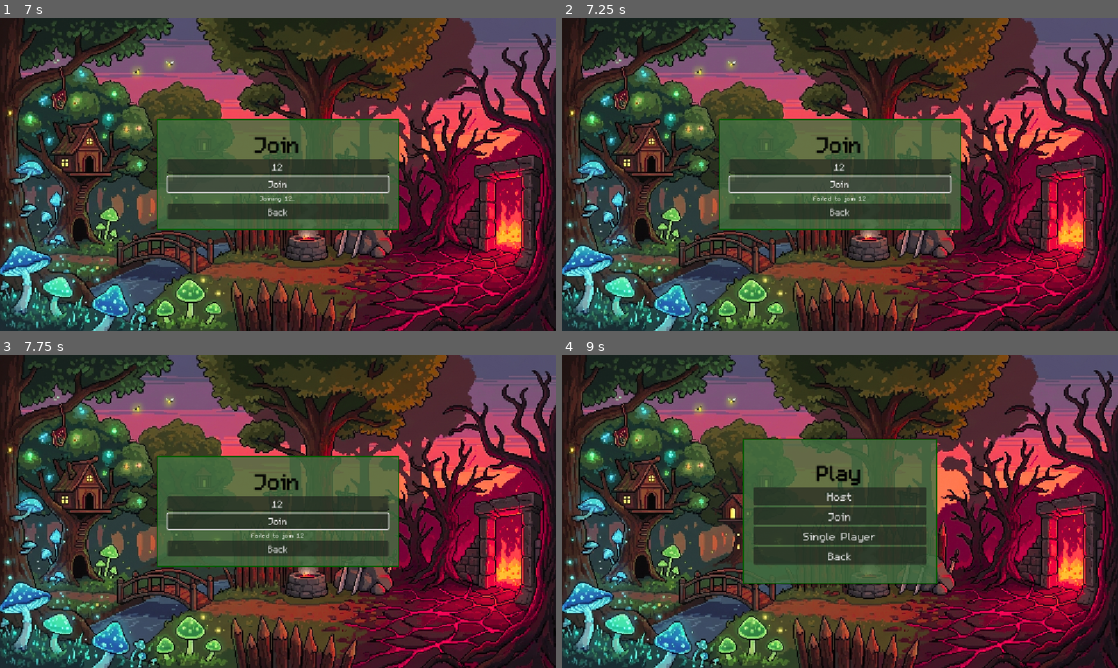
Above: before the commit, frames 1-4 (two rows, left to right).
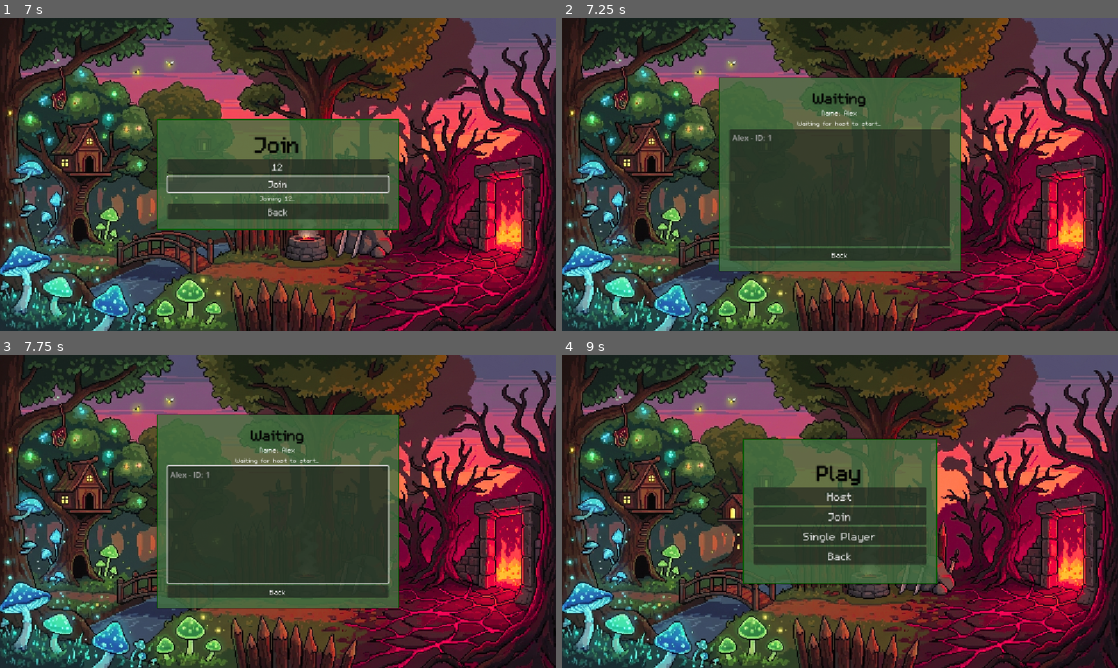
Above: after the commit, the same moments.

Repository: angel-romero-f/game
Game: Godot game, scene res://scenes/ui/TitleScreen.tscn
The game is run twice, just before and just after one commit, with the same random seed, the same clock (stepped at 60 frames per second) and the same inputs. Sound files missing from this copy of the repository are replaced by a short silence.
Inputs (mouse positions are in pixels of both pictures, inside the frame that each line leads up to):
- Up to frame 1 (7 s): tap Enter (ui_accept) at 0.5, 0.77, 1.25, 2 s; move the mouse to (400, 158) at 0.52 s; hold Right (ui_right) 0.53-1.25 s; hold Space (attack) 0.53-1.25 s; click (400, 158) at 0.67 s; drag from (166, 190) to (250, 237) at 1.27 s; move the mouse to (333, 105) at 2.02 s; hold Right (ui_right) 2.03-2.75 s; hold Space (attack) 2.03-2.75 s; click "Play" at 2.75 s; click "Join" at 3.5 s; click (278, 168) at 4.27 s; type "Alex" at 4.35 s; click "Continue" at 5 s; click (278, 168) at 5.77 s; type "12" at 5.85 s; click "Join" at 6.5 s
- Up to frame 2 (7.25 s): no input
- Up to frame 3 (7.75 s): drag from (250, 574) to (111, 464) at 7.27 s
- Up to frame 4 (9 s): move the mouse to (1006, 558) at 8.02 s; hold Left (ui_left) 8.03-8.75 s; tap R at 8.1 s; click "Back" at 8.75 s

Frame 1 is identical in both runs. In frame 2, 18% of the frame differs, in the area x 28-72%, y 18-82%; in frame 3, 18%; in frame 4, nothing differs.

Commit message:
networking fix

Diff:
--- a/autoload/Net.gd
+++ b/autoload/Net.gd
@@ -67,63 +67,124 @@
 	_connect_signals()
 	joined_game.emit()
 
-## Join a game using code string like "192.168.1.12" or "192.168.1.12:9999"
+## Join a game using code string like:
+## - IPv4: "192.168.1.12" or "192.168.1.12:9999"
+## - IPv6: "2607:fb91::1" or "[2607:fb91::1]:9999"
 func join_game(code: String) -> void:
-	# Clean up any existing connection first (silent cleanup)
-	if multiplayer.multiplayer_peer:
-		_cleanup_connection()
 
 	var ip := ""
 	var port := PORT
 
-	# Parse code: accept "ip" or "ip:port"
+	# Parse code: handle both IPv4 and IPv6 formats
 	code = code.strip_edges()
-	if ":" in code:
+
+	# Check if it's IPv6 format (contains multiple colons or starts with bracket)
+	if code.begins_with("["):
+		# Bracketed IPv6: [2607:fb91::1] or [2607:fb91::1]:9999
+		var bracket_end := code.find("]")
+		if bracket_end > 0:
+			ip = code.substr(1, bracket_end - 1)  # Extract IP without brackets
+			if code.length() > bracket_end + 1 and code[bracket_end + 1] == ":":
+				# Has port after bracket
+				port = code.substr(bracket_end + 2).to_int()
+				if port <= 0:
+					port = PORT
+		else:
+			ip = code  # Malformed, try anyway
+	elif code.count(":") > 1:
+		# Unbracketed IPv6 (no port possible in this format): 2607:fb91::1
+		ip = code
+	elif ":" in code:
+		# IPv4 with port: 192.168.1.12:9999
 		var parts := code.split(":")
 		if parts.size() >= 2:
 			ip = parts[0]
-			port = parts[1].to_int()
-			if port <= 0:
-				port = PORT
 		else:
 			ip = code
 	else:
+		# Plain IPv4: 192.168.1.12
 		ip = code
 
 	if ip.is_empty():
 		push_error("Invalid host code: empty IP")
-		return
-
-	peer = ENetMultiplayerPeer.new()
-	var err := peer.create_client(ip, port)
-	if err != OK:
-		push_error("create_client failed: %s" % err)
-		return
-	multiplayer.multiplayer_peer = peer
-	_connect_signals()
-	joined_game.emit()
-
-## Get the host's likely LAN IP address (IP only, no port)
+
+## Get the host's likely network address (IPv4 or IPv6)
+## Returns IP only, no port. For IPv6, returns bracketed format like [2607:fb91::1]
 func get_host_code() -> String:
 	var addresses := IP.get_local_addresses()
 
-	# Try to find a non-localhost IPv4 address
-	# Private IP ranges: 192.168.x.x, 10.x.x.x, 172.16-31.x.x
+
+	# Collect candidate IPs with priorities (lower = better)
+	var ipv4_candidates: Array = []
+	var ipv6_candidates: Array = []
+
 	for address in addresses:
-		if typeof(address) == TYPE_STRING:
-			# Skip IPv6 and localhost
-			if ":" in address or address == "127.0.0.1" or address.begins_with("127."):
+		if typeof(address) != TYPE_STRING:
+			continue
+
+		# Check if IPv6 (contains colons)
+		if ":" in address:
+			# Skip localhost IPv6
+			if address == "0:0:0:0:0:0:0:1" or address == "::1":
 				continue
-			# Check for private IP ranges
-			if address.begins_with("192.168.") or address.begins_with("10."):
-				return address
-			# Check for 172.16-31.x.x range
-			if address.begins_with("172."):
-				var parts := address.split(".")
-				if parts.size() >= 2:
-					var second_octet := parts[1].to_int()
-					if second_octet >= 16 and second_octet <= 31:
-						return address
+			# Skip link-local IPv6 (fe80::)
+			if address.begins_with("fe80:"):
+				continue
+			# Global unicast IPv6 addresses start with 2 or 3
+			if address.begins_with("2") or address.begins_with("3"):
+				ipv6_candidates.append({"ip": address, "reason": "IPv6 global"})
+			continue
+
+		# IPv4 handling
+		if address == "127.0.0.1" or address.begins_with("127."):
+			continue
+
+		var parts := address.split(".")
+		if parts.size() != 4:
+			continue
+
+		# Skip IANA reserved ranges that aren't routable
+		# 192.0.0.x - IANA reserved (DS-Lite, etc.)
+		# 192.0.2.x - TEST-NET-1
+		# 198.51.100.x - TEST-NET-2
+		# 203.0.113.x - TEST-NET-3
+		if address.begins_with("192.0.0.") or address.begins_with("192.0.2.") or address.begins_with("198.51.100.") or address.begins_with("203.0.113."):
+			continue
+
+		# Skip common VM bridge ranges (these are NOT reachable from other devices)
+		# 192.168.64.x - Parallels/UTM default bridge
+		# 192.168.56.x - VirtualBox host-only
+		# 172.17.x.x - Docker default bridge
+		if address.begins_with("192.168.64.") or address.begins_with("192.168.56.") or address.begins_with("172.17."):
+			continue
+
+		# Prioritize real network interfaces
+		# Priority 1: Standard home/office LAN (192.168.x.x except VM bridges, 10.x.x.x)
+		if address.begins_with("192.168."):
+			ipv4_candidates.append({"ip": address, "priority": 1, "reason": "192.168.x.x LAN"})
+		elif address.begins_with("10."):
+			ipv4_candidates.append({"ip": address, "priority": 1, "reason": "10.x.x.x LAN"})
+		# Priority 2: 172.16-31.x.x private range
+		elif address.begins_with("172."):
+			var second_octet := parts[1].to_int()
+			if second_octet >= 16 and second_octet <= 31:
+				ipv4_candidates.append({"ip": address, "priority": 2, "reason": "172.x private"})
+		# Priority 3: Any other non-localhost IPv4 (could be public/institutional network)
+		else:
+			ipv4_candidates.append({"ip": address, "priority": 3, "reason": "other IPv4"})
+
+	# Prefer IPv4 if we have good candidates
+	if ipv4_candidates.size() > 0:
+		ipv4_candidates.sort_custom(func(a, b): return a["priority"] < b["priority"])
+		var best = ipv4_candidates[0]
+		return best["ip"]
+
+	# Fall back to IPv6 global addresses (common on university/modern networks)
+	if ipv6_candidates.size() > 0:
+		var best = ipv6_candidates[0]
+		# Return IPv6 in a format that can be used directly
+		# Note: For connection, IPv6 addresses need brackets in URLs but ENet handles raw
+		return best["ip"]
 
 	# Fallback to localhost
 	return "127.0.0.1"
